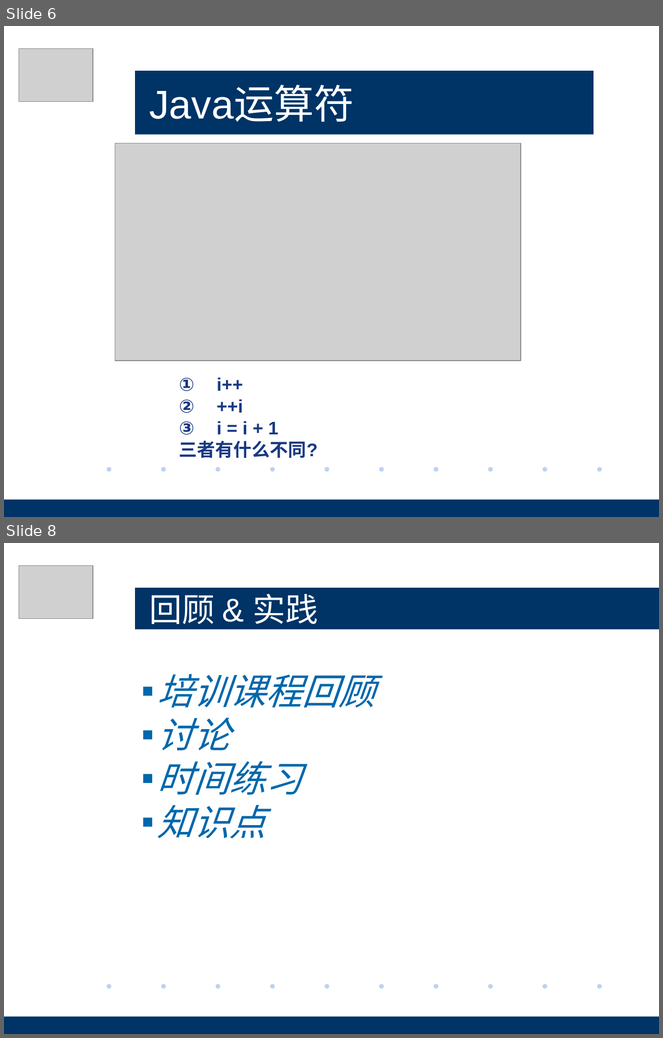
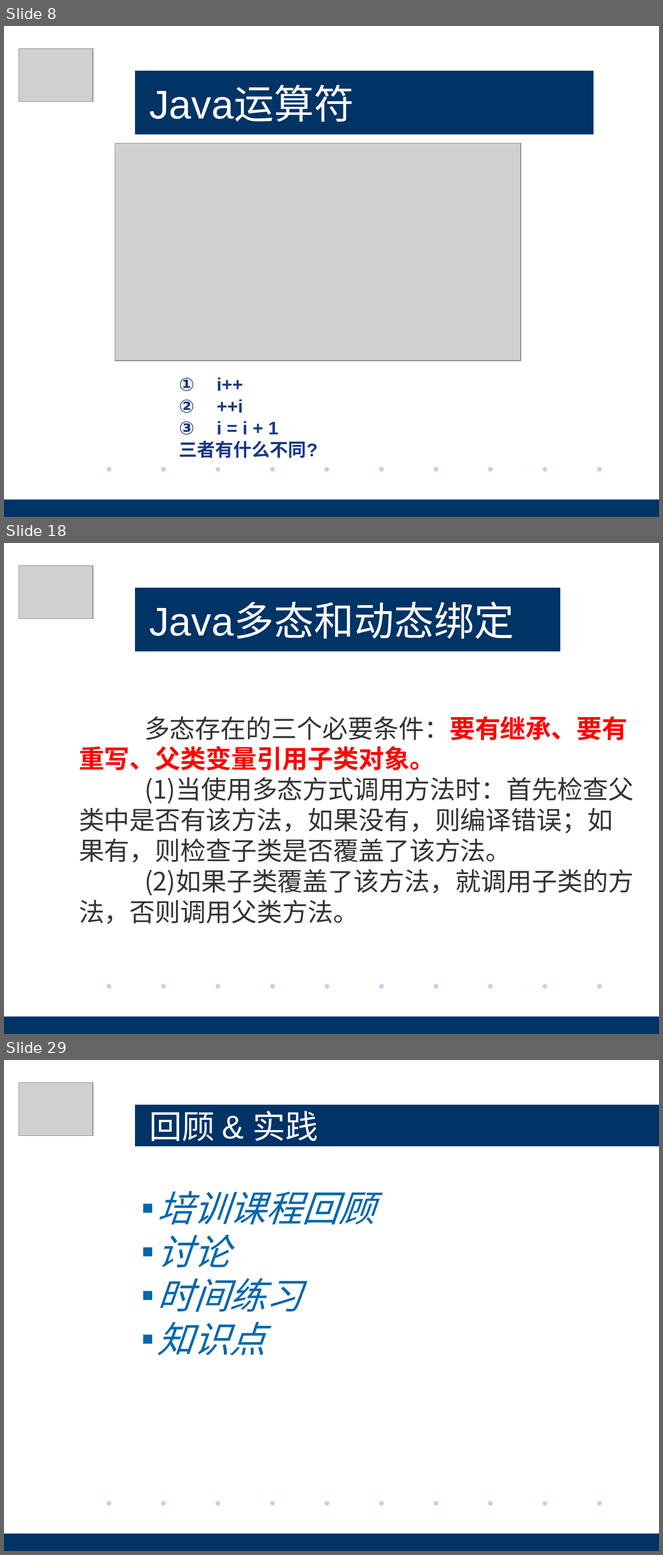
Before and after one commit to pez1420/peixun, a slide deck: Java基础/Java基础培训-基础语法.pptx. Shown one above the other, each under a label of ours: slides 6 and 8 before the commit, slides 8, 18 and 29 after it; the slides between them are not shown. The pictures are 663x1038 and 663x1555 pixels, drawn with LibreOffice and Linux fonts; fonts in the diff are those of the drawing; grey boxes stand for pictures; background and template pictures are left out. Boxes give left, top, right and bottom in pixels: in the first picture for what was removed or moved away, otherwise in the second. Text is boxed around its words. In the diff, an @@ line names an element or a change of style, - is before the commit and + after.

```diff
--- a/Java基础/Java基础培训-基础语法.pptx
+++ b/Java基础/Java基础培训-基础语法.pptx
@@ slide 18 added at bbox=[4, 543, 659, 1034], background #FFFFFF; not listed: 12 template elements that a slide beside it also shows @@
@@ picture added at bbox=[19, 566, 92, 619] @@
@@ title added at bbox=[135, 588, 560, 651], fill #003366, 44 pt, text #FFFFFF @@
+Java多态和动态绑定
@@ text added at bbox=[79, 716, 634, 924], 28 pt, text #333333 @@
+多态存在的三个必要条件：要有继承、要有重写、父类变量引用子类对象。
+(1)当使用多态方式调用方法时：首先检查父类中是否有该方法，如果没有，则编译错误；如果有，则检查子类是否覆盖了该方法。
+(2)如果子类覆盖了该方法，就调用子类的方法，否则调用父类方法。
@@ rectangle added at bbox=[550, 1021, 659, 1034], fill #003366 @@
@@ what was slide 6 is now slide 8 @@
@@ what was slide 8 is now slide 29 @@
```
Also in this commit, not shown: 1 slide changed, 21 other slides added, 1 slide removed, 3 other files.
